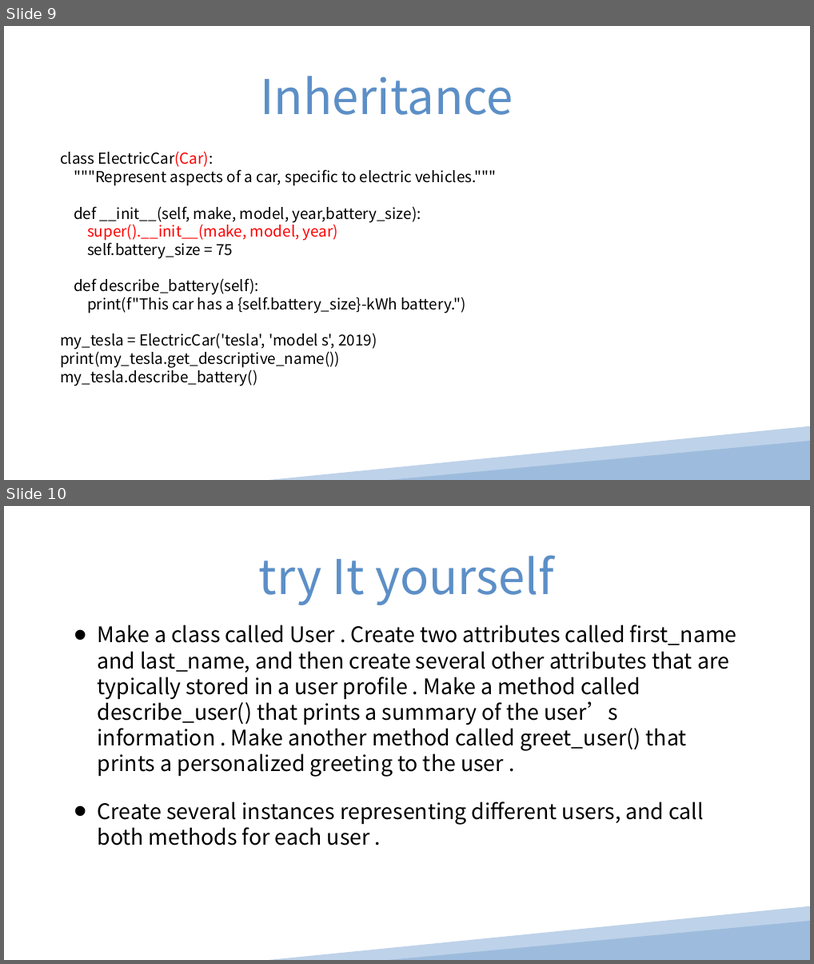
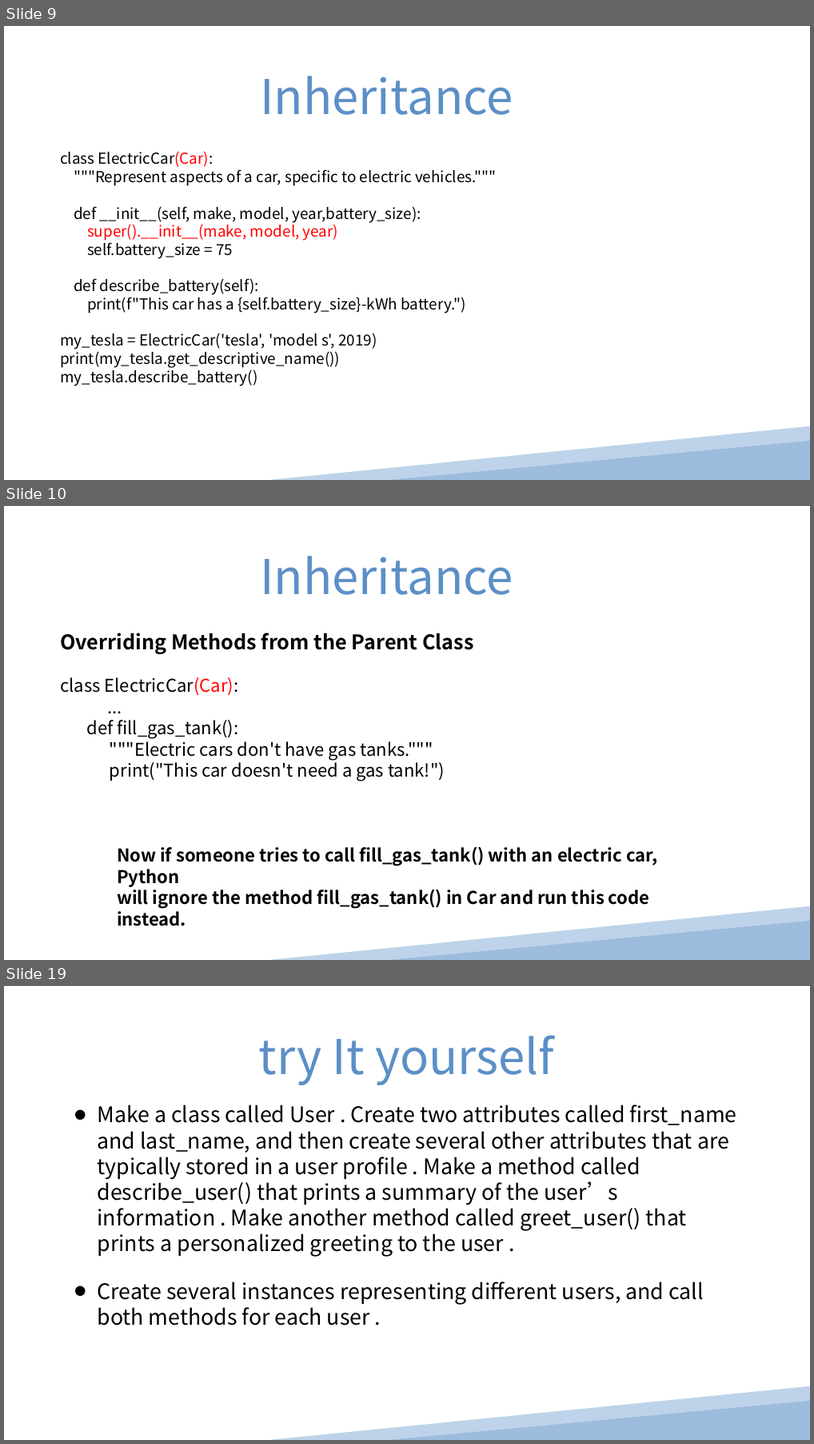
Before and after one commit to pinglee0/py, a slide deck: Chapter 9.ppt. Shown one above the other, each under a label of ours: slides 9 and 10 before the commit, slides 9, 10 and 19 after it; the slides between them are not shown. The pictures are 814x964 and 814x1444 pixels, drawn with LibreOffice and Linux fonts; fonts in the diff are those of the drawing. Boxes give left, top, right and bottom in pixels: in the first picture for what was removed or moved away, otherwise in the second. Text is boxed around its words. In the diff, an @@ line names an element or a change of style, - is before the commit and + after.

```diff
--- a/Chapter 9.ppt
+++ b/Chapter 9.ppt
@@ slide 10 added at (4, 506, 810, 960), background #FFFFFF @@
@@ text added at (260, 556, 514, 595), 76 pt, text #5C8FC7 @@
+Inheritance
@@ text added at (60, 632, 658, 926), 28 pt, text #000000, bold @@
+Overriding Methods from the Parent Class
+class ElectricCar(Car):
+...
+  def fill_gas_tank():
+    """Electric cars don't have gas tanks."""
+    print("This car doesn't need a gas tank!")
+Now if someone tries to call fill_gas_tank() with an electric car, Python
+will ignore the method fill_gas_tank() in Car and run this code instead.
@@ freeform shape added at (269, 905, 810, 960), fill #BED2E9 @@
@@ triangle added at (389, 920, 810, 960), fill #9DBCDD @@
@@ what was slide 10 is now slide 19 @@
```
Also in this commit, not shown: 8 other slides added, 1 other file.
